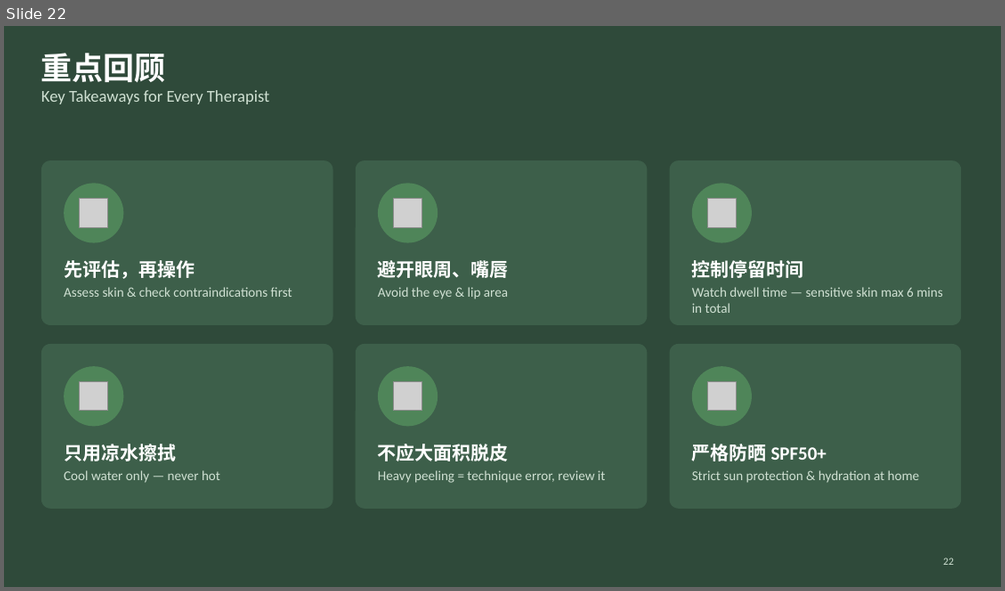
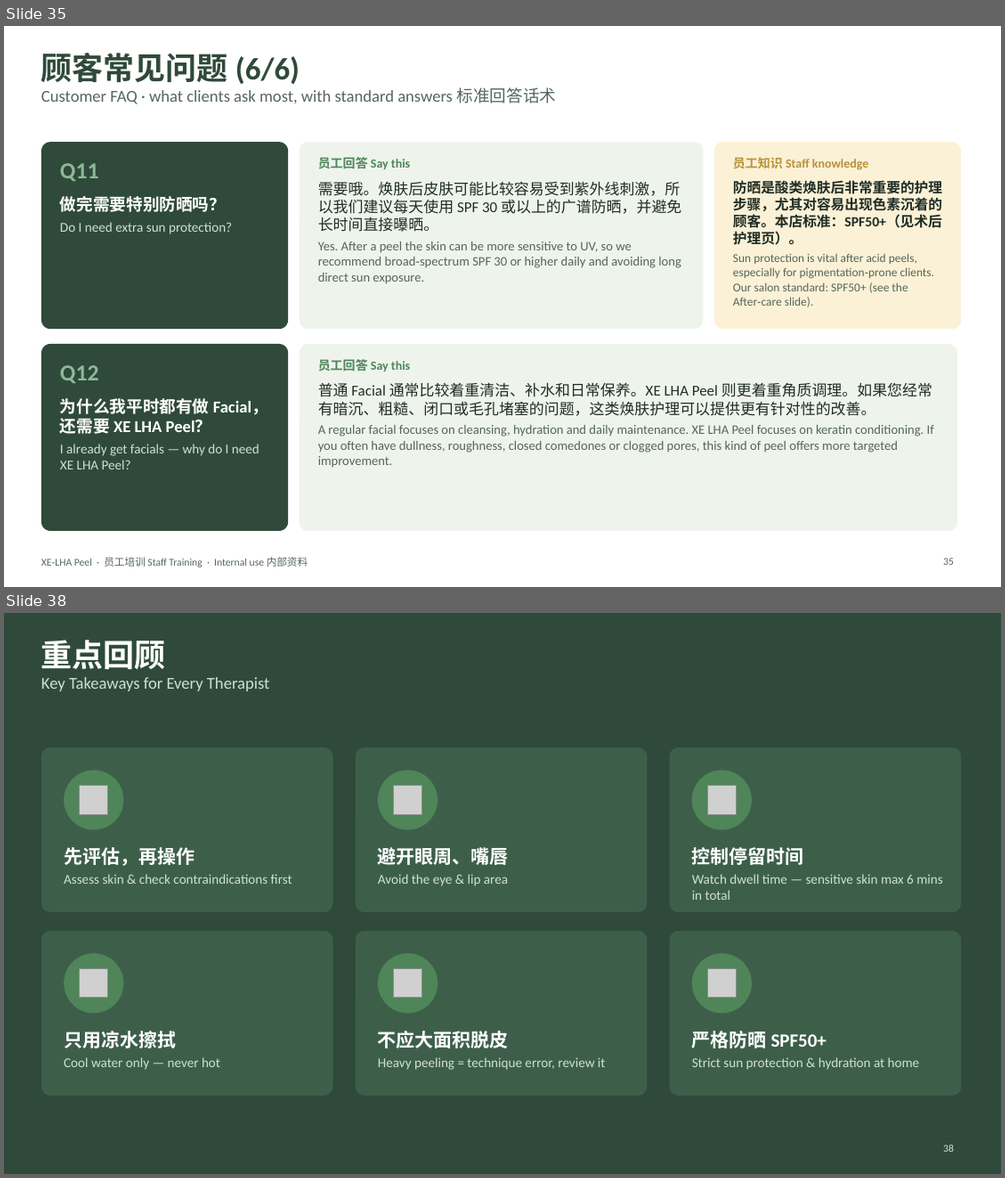
Before and after one commit to wanxinlee/cautious-computing-machine, a slide deck: XE-LHA-Peel-Staff-Training.pptx. Shown one above the other, each under a label of ours: slide 22 before the commit, slides 35 and 38 after it; the slides between them are not shown. The pictures are 1005x591 and 1005x1178 pixels, drawn with LibreOffice and Linux fonts; fonts in the diff are those of the drawing; grey boxes stand for pictures. Boxes give left, top, right and bottom in pixels: in the first picture for what was removed or moved away, otherwise in the second. Text is boxed around its words. In the diff, an @@ line names an element or a change of style, - is before the commit and + after.

```diff
--- a/XE-LHA-Peel-Staff-Training.pptx
+++ b/XE-LHA-Peel-Staff-Training.pptx
@@ slide 35 added at box(4, 26, 1001, 587), background #FFFFFF @@
@@ title added at box(41, 53, 557, 104), 16 pt, text #55665C @@
+顾客常见问题 (6/6)
+Customer FAQ · what clients ask most, with standard answers 标准回答话术
@@ rounded rectangle added at box(41, 142, 288, 329), fill #2F4A3A @@
@@ rounded rectangle added at box(299, 142, 704, 329), fill #EEF4EC @@
@@ text added at box(318, 157, 410, 169), 12 pt, text #4F8559, bold @@
+员工回答 Say this
@@ rounded rectangle added at box(714, 142, 961, 329), fill #FBF1D6 @@
@@ text added at box(733, 157, 869, 170), 12 pt, text #B8923A, bold @@
+员工知识 Staff knowledge
@@ text added at box(60, 163, 99, 181), 22 pt, text #8FB996, bold @@
+Q11
@@ text added at box(318, 181, 681, 284), 12.5 pt, text #55665C @@
+需要哦。焕肤后皮肤可能比较容易受到紫外线刺激，所以我们建议每天使用 SPF 30 或以上的广谱防晒，并避免长时间直接曝晒。
+Yes. After a peel the skin can be more sensitive to UV, so we recommend broad‑spectrum SPF 30 or higher daily and avoiding long direct sun exposure.
@@ text added at box(733, 180, 942, 307), 11.5 pt, text #55665C @@
+防晒是酸类焕肤后非常重要的护理步骤，尤其对容易出现色素沉着的顾客。本店标准：SPF50+（见术后护理页）。
+Sun protection is vital after acid peels, especially for pigmentation‑prone clients. Our salon standard: SPF50+ (see the After‑care slide).
@@ text added at box(60, 196, 232, 234), 13 pt, text #CFE0D2 @@
+做完需要特别防晒吗？
+Do I need extra sun protection?
@@ rounded rectangle added at box(41, 344, 288, 531), fill #2F4A3A @@
@@ rounded rectangle added at box(299, 344, 957, 531), fill #EEF4EC @@
@@ text added at box(60, 365, 99, 383), 22 pt, text #8FB996, bold @@
+Q12
@@ text added at box(318, 359, 410, 371), 12 pt, text #4F8559, bold @@
+员工回答 Say this
@@ text added at box(60, 398, 268, 469), 13 pt, text #CFE0D2 @@
+为什么我平时都有做 Facial，还需要 XE LHA Peel？
+I already get facials — why do I need XE LHA Peel?
@@ text added at box(318, 382, 934, 467), 12.5 pt, text #55665C @@
+普通 Facial 通常比较着重清洁、补水和日常保养。XE LHA Peel 则更着重角质调理。如果您经常有暗沉、粗糙、闭口或毛孔堵塞的问题，这类焕肤护理可以提供更有针对性的改善。
+A regular facial focuses on cleansing, hydration and daily maintenance. XE LHA Peel focuses on keratin conditioning. If you often have dullness, roughness, closed comedones or clogged pores, this kind of peel offers more targeted improvement.
@@ text added at box(41, 556, 308, 567), 10 pt, text #55665C @@
+XE‑LHA Peel · 员工培训 Staff Training · Internal use 内部资料
@@ page number added at box(943, 557, 954, 564), 10 pt, text #55665C @@
+35
@@ what was slide 22 is now slide 38 @@
@@ page number at box(943, 1144, 954, 1151): text changed @@
-22
+38
```
Also in this commit, not shown: 3 slides changed, 17 other slides added, 2 slides removed.
